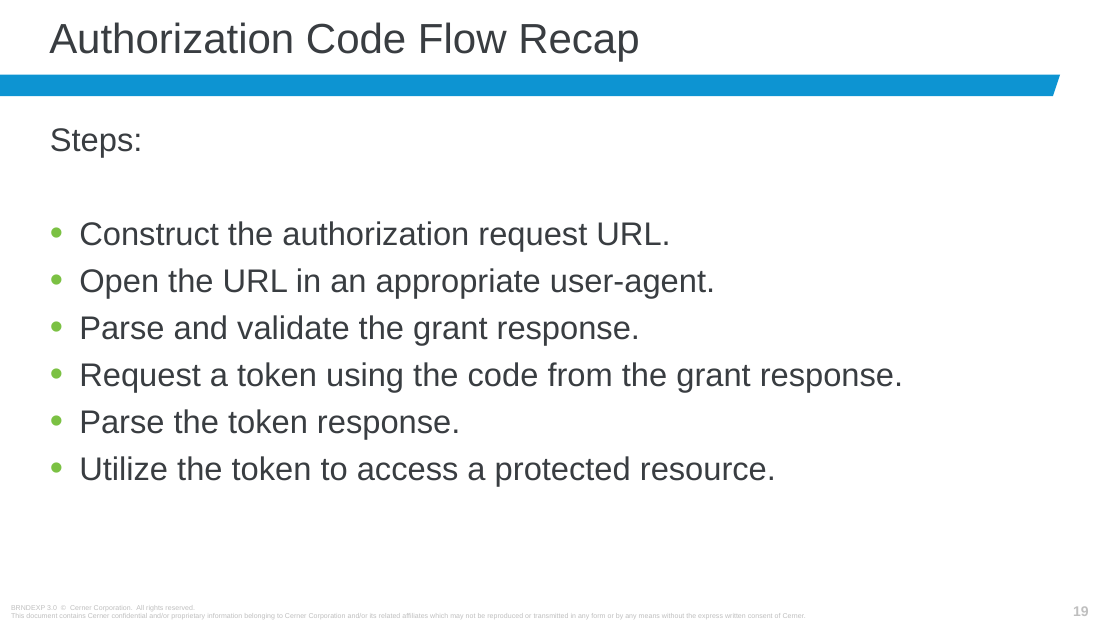
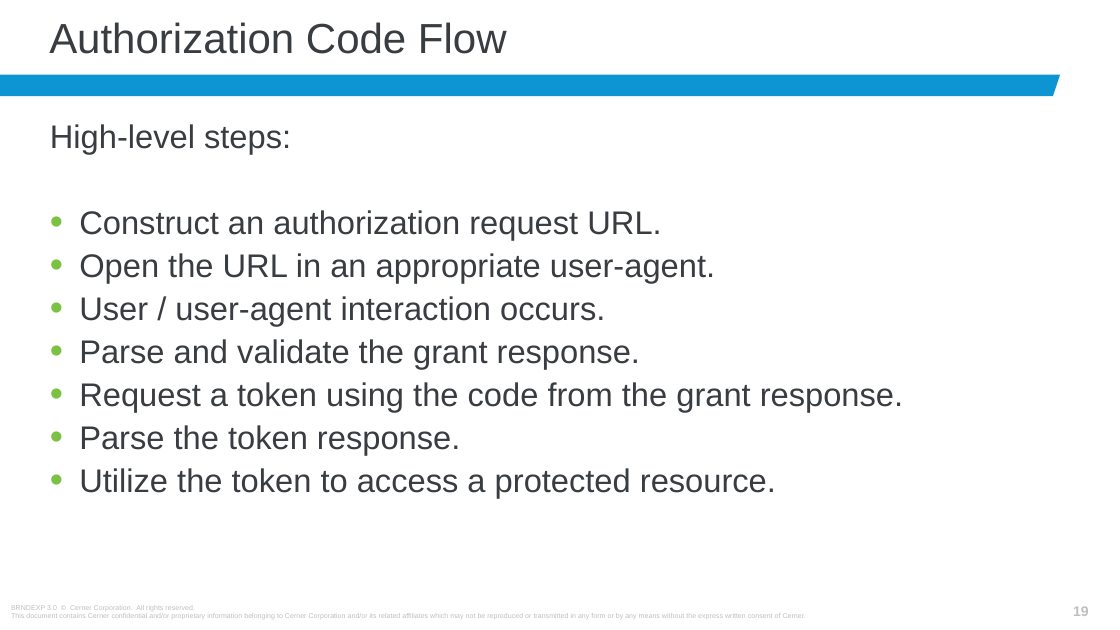
Before and after one commit to cerner/code-learning-lab, a slide deck: slide 19 of authorization/smart-authorization-presentation-july-2017.pptx. Drawn at 1120x630 pixels with LibreOffice and Linux fonts; fonts in the diff are those of the drawing. Boxes give left, top, right and bottom in pixels: in the first picture for what was removed or moved away, otherwise in the second. Text is boxed around its words. In the diff, an @@ line names an element or a change of style, - is before the commit and + after.

```diff
--- a/authorization/smart-authorization-presentation-july-2017.pptx
+++ b/authorization/smart-authorization-presentation-july-2017.pptx
@@ title at bbox=[49, 22, 507, 54]: text changed @@
-Authorization Code Flow Recap
+Authorization Code Flow
@@ text at bbox=[50, 124, 661, 240]: text changed @@
-Steps:
-• Construct the authorization request URL.
+High-level steps:
+• Construct an authorization request URL.
@@ text at bbox=[79, 253, 903, 498]: line spacing 0.9 to 0.8 @@
@@ text at bbox=[79, 296, 605, 326]: paragraph added @@
+• User / user-agent interaction occurs.
```
Also in this commit, not shown: 12 other slides changed.
